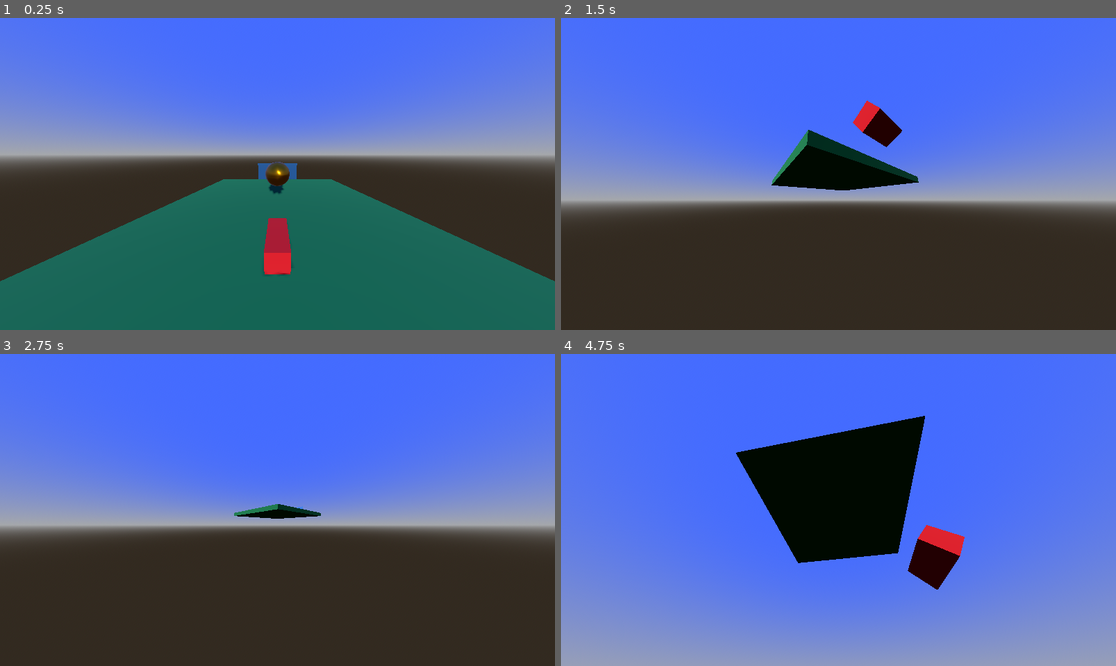
Above: before the commit, frames 1-4 (two rows, left to right).
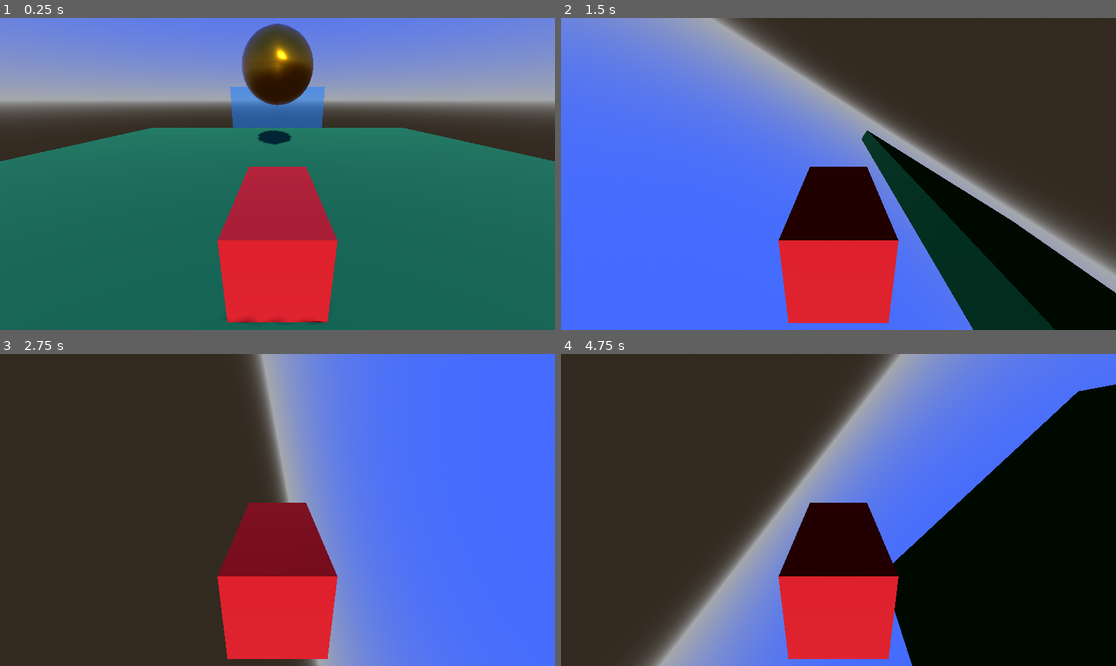
Above: after the commit, the same moments.

Repository: jcreek/CosmicClash
Game: Godot game, scene res://scenes/match.tscn
Same seed, same stepped clock (60 frames per second), same inputs: the game is played once before the commit and once after it.
Inputs:
- Up to frame 1 (0.25 s): no input
- Up to frame 2 (1.5 s): hold D (move_right) 0.53-1.28 s; hold S (move_backward) from 1.28 s (still down)
- Up to frame 3 (2.75 s): release S (move_backward) at 2.03 s; hold D (move_right) from 2.03 s (still down)
- Up to frame 4 (4.75 s): release D (move_right) at 2.78 s; hold W (move_forward) 2.78-3.53 s; hold A (move_left) from 3.53 s (still down)

The runs differ from the first frame. In frame 1, 72% of the frame differs, in the area x 0-100%, y 0-98%; in frame 2, 90%, in the area x 0-100%, y 0-100%; in frame 3, 68%; in frame 4, 88%.

Commit message:
feat(*): Add camera node to vehicle

Diff:
--- a/Game/objects/vehicle.tscn
+++ b/Game/objects/vehicle.tscn
@@ -23,3 +23,7 @@
 
 [node name="MeshInstance3D" type="MeshInstance3D" parent="."]
 mesh = SubResource("BoxMesh_uwum7")
+
+[node name="Camera3D" type="Camera3D" parent="."]
+transform = Transform3D(1, -4.68079e-16, 3.27752e-16, 3.27752e-16, 0.939693, 0.34202, -4.68079e-16, -0.34202, 0.939693, 2.08165e-12, 0.8, 1.2)
+current = true
